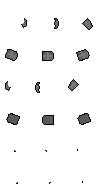
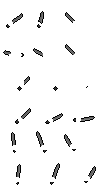
Two versions of the same layered image (96 × 192). Layer-by-layer changes:
added group "weapons" with 1 layers above "armour" over [3, 11, 96, 185]
added layer "sword" in group "weapons" over [3, 11, 96, 185]
hid group "armour" (21 layers) over [3, 11, 93, 185]
hid "shield (reinforced)", moved it into group "offhand" over [5, 18, 93, 184]
